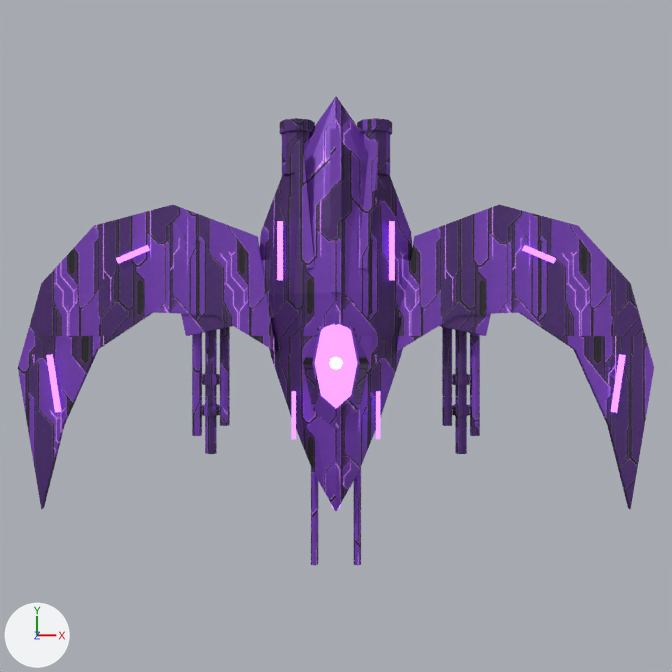
A saved change to the Blender file art/reaver.blend.
One viewpoint serves both versions: the file's camera 'PreviewCam'. The axes (+X, +Y, +Z) are drawn at lower left. The lights are the same throughout. The first picture is the older version.

Objects in the first picture: 'Reaver_Canopy', 'Reaver_CanopyFrame', 'Reaver_Hull', 'Reaver_Slit_0', 'Reaver_Slit_1', 'Reaver_Slit_2', 'Reaver_Slit_3', 'Reaver_Slit_4', 'Reaver_Slit_5', 'Reaver_Slit_6', 'Reaver_Slit_7', 'Reaver_SpineRidge', 'Reaver_WingBarrel_P0', 'Reaver_WingBarrel_P1', 'Reaver_WingBarrel_P2', 'Reaver_WingBarrel_S0', 'Reaver_WingBarrel_S1', 'Reaver_WingBarrel_S2', 'Reaver_Wing_P', 'Reaver_Wing_S' and 14 more.
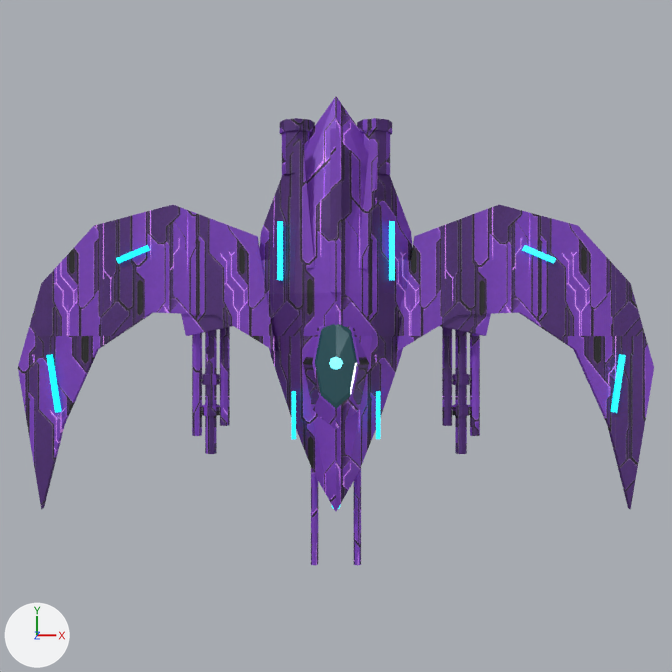
Where the change shows, as pixel boxes (x1, y1, x2, y2) in the pictures (672 x 672 px):
```json
{"object": "Reaver_Canopy", "change": "recoloured, surface changed", "before": [315, 324, 357, 408], "after": [315, 324, 357, 408], "on screen": "purple to dark cyan"}
{"object": "Reaver_Slit_7", "change": "recoloured, surface changed", "before": [46, 354, 61, 413], "after": [46, 354, 61, 413], "on screen": "purple to cyan"}
{"object": "Reaver_Slit_6", "change": "recoloured, surface changed", "before": [611, 354, 626, 413], "after": [611, 354, 626, 413], "on screen": "purple to cyan"}
{"object": "Reaver_Slit_0", "change": "recoloured, surface changed", "before": [389, 221, 395, 280], "after": [389, 221, 395, 280], "on screen": "purple to cyan"}
{"object": "Reaver_Slit_1", "change": "recoloured, surface changed", "before": [277, 221, 283, 280], "after": [277, 221, 283, 280], "on screen": "purple to cyan"}
{"object": "Reaver_Slit_5", "change": "recoloured, surface changed", "before": [116, 245, 150, 263], "after": [116, 245, 150, 263], "on screen": "purple to cyan"}
{"object": "Reaver_Slit_4", "change": "recoloured, surface changed", "before": [522, 245, 556, 263], "after": [522, 245, 556, 263], "on screen": "purple to cyan"}
{"object": "Reaver_Slit_3", "change": "recoloured, surface changed", "before": [292, 391, 296, 439], "after": [292, 391, 296, 439], "on screen": "purple to cyan"}
{"object": "Reaver_Slit_2", "change": "recoloured, surface changed", "before": [376, 391, 380, 439], "after": [376, 391, 380, 439], "on screen": "purple to cyan"}
```

The change, as JSON lines over the scene's bpy script:
```json
{"op": "set", "path": "mat_reaver_glow.emission_color", "old": "(0.45, 0.15, 1.0)", "new": "(0.0, 0.85, 1.0)", "note": "purple #b36cff -> cyan #00edff"}
{"op": "set", "path": "mat_reaver_glow.emission_strength", "old": "2.5", "new": "1.45"}
{"op": "add", "block": "mat_reaver_canopyglass", "code": ["mat_reaver_canopyglass = principled_material('Reaver_CanopyGlass')", "mat_reaver_canopyglass.base_color = (0.012, 0.055, 0.07)  # dark cyan #1d424b", "mat_reaver_canopyglass.metallic = 0.24", "mat_reaver_canopyglass.roughness = 0.24", "mat_reaver_canopyglass.coat_weight = 0.18", "mat_reaver_canopyglass.emission_color = (0.008, 0.08, 0.095)  # dark cyan #165057", "mat_reaver_canopyglass.emission_strength = 0.24"]}
{"block": "me_reaver_canopy", "where": "me_reaver_canopy.from_pydata(...)  # 26 vertices, 32 faces; spans x -1.0..1.0, y -1.0..1.0, z -1.0..1.0"}
{"op": "remove", "block": "me_reaver_canopy", "code": "me_reaver_canopy.materials.append(mat_reaver_glow)  # dark purple #271938, glowing purple #b36cff"}
{"op": "add", "block": "me_reaver_canopy", "code": "me_reaver_canopy.materials.append(mat_reaver_canopyglass)  # dark cyan #1d424b"}
```
